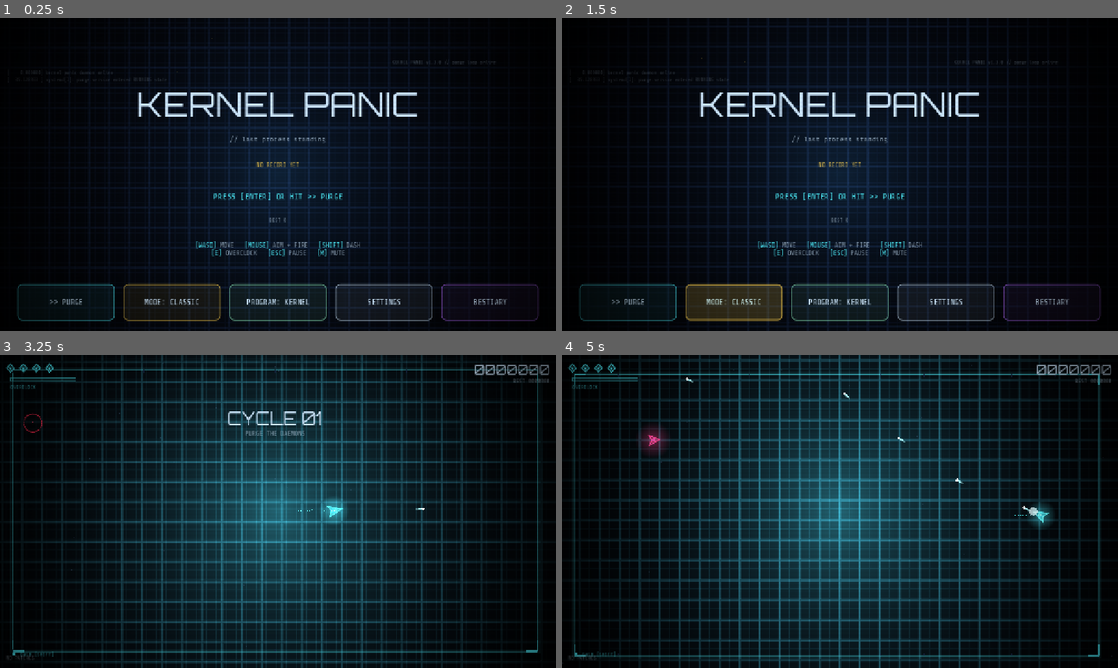
Above: before the commit, frames 1-4 (two rows, left to right).
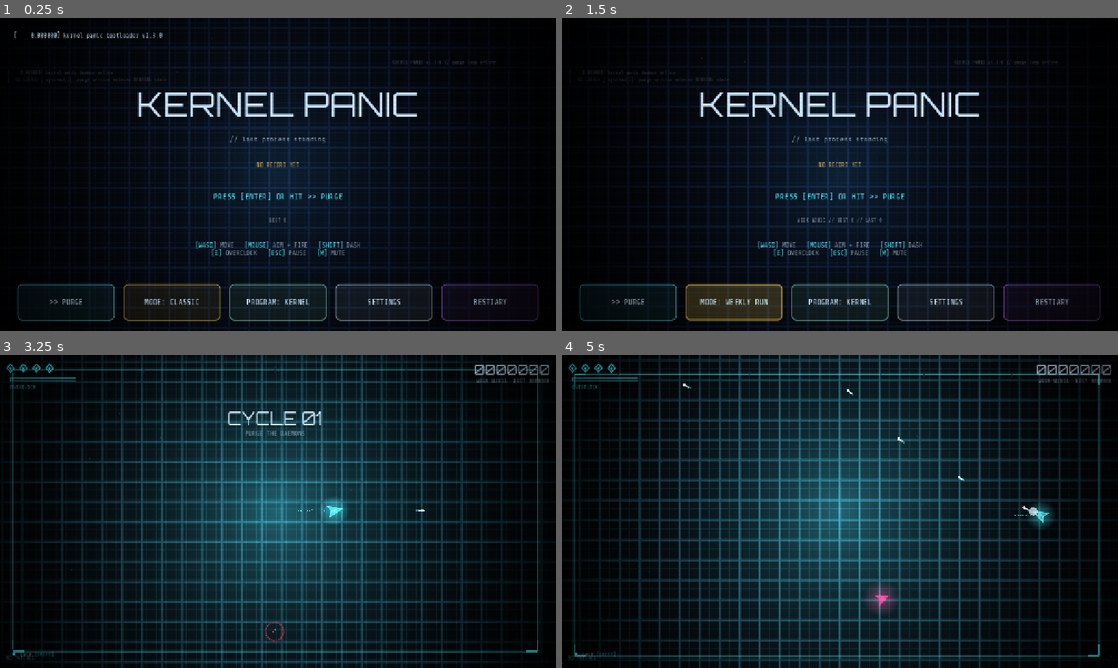
Above: after the commit, the same moments.

Repository: mafuzyk/kernel-panic
Game: Godot game, scene res://src/ui/menu.tscn
Same seed, same stepped clock (60 frames per second), same inputs: the game is played once before the commit and once after it.
Inputs (mouse positions are in pixels of both pictures, inside the frame that each line leads up to):
- Up to frame 1 (0.25 s): no input
- Up to frame 2 (1.5 s): click "MODE: CLASSIC" at 0.5 s; click "MODE: WEEKLY RUN" (after the commit: "MODE: CLASSIC") at 1.25 s
- Up to frame 3 (3.25 s): click ">> PURGE" at 2 s; tap Enter (confirm) at 2.75 s; move the mouse to (400, 495) at 2.77 s; hold D (move_right) from 2.78 s (still down); hold Enter (confirm) from 2.78 s (still down); click (400, 495) at 2.92 s
- Up to frame 4 (5 s): release D (move_right) at 3.5 s; release Enter (confirm) at 3.5 s; drag from (728, 527) to (934, 511) at 3.52 s; move the mouse to (895, 442) at 4.27 s; press the mouse at (895, 442) at 4.28 s; hold D (move_right) from 4.28 s (still down)

The runs differ from the first frame. In frame 1, 0.2% of the frame differs, in the area x 2-30%, y 4-7%; in frame 2, 0.3%; in frame 3, 0.1%; in frame 4, 0.8%, in the area x 14-91%, y 7-83%.

Commit message:
feat: boot sequence overlay on menu launch
The overlay is skipped by the harness and on headless displays, preserving mobile behavior while adding the desktop boot sequence. Full autotest passes with AUTOTEST_ALL_PASS.

Diff:
--- a/src/autoload/dev_harness.gd
+++ b/src/autoload/dev_harness.gd
@@ -67,6 +67,7 @@
 	await _ticks(20)
 	_check(get_tree().current_scene != null and get_tree().current_scene.name == "Menu", "menu is main scene")
 	_check(Balance.is_desktop_display() == (DisplayServer.get_name() in ["windows", "macos", "x11", "wayland", "embedded"]), "is_desktop_display matches display server")
+	_check(get_tree().current_scene.find_children("*", "BootOverlay", true, false).is_empty(), "boot overlay skipped in headless")
 	_check(InputMap.has_action("mute"), "mute input action exists")
 	var ek := InputEventKey.new()
 	ek.physical_keycode = KEY_ENTER
--- /dev/null
+++ b/src/ui/boot.gd
@@ -0,0 +1,62 @@
+class_name BootOverlay
+extends Control
+
+signal finished
+
+const LINE_TIME := 0.38
+const TOTAL_TIME := 1.8
+
+var _lines: Array[String] = []
+var _label: Label
+var _elapsed := 0.0
+var _line_i := 0
+var _done := false
+
+func _ready() -> void:
+	set_anchors_preset(Control.PRESET_FULL_RECT)
+	mouse_filter = Control.MOUSE_FILTER_STOP
+	var bg := ColorRect.new()
+	bg.set_anchors_preset(Control.PRESET_FULL_RECT)
+	bg.color = Color(0.0196078, 0.0235294, 0.054902, 1.0)
+	bg.mouse_filter = Control.MOUSE_FILTER_IGNORE
+	add_child(bg)
+	_lines = [
+		"[    0.000000] kernel panic bootloader v%s" % ProjectSettings.get_setting("application/config/version", "dev"),
+		"[    0.412331] checking save integrity ... %s" % ("OK" if FileAccess.file_exists(Sfx.SAVE_PATH) else "fresh install"),
+		"[    0.718042] mounting /dev/purge ... OK",
+		"[    1.001204] spawning last process ... done",
+	]
+	_label = Label.new()
+	_label.add_theme_font_override("font", load("res://assets/fonts/ShareTechMono.ttf"))
+	_label.add_theme_font_size_override("font_size", 14)
+	_label.add_theme_color_override("font_color", Balance.COL_TEXT)
+	_label.position = Vector2(32, 32)
+	_label.size = Vector2(900, 400)
+	add_child(_label)
+
+func _process(delta: float) -> void:
+	if _done:
+		return
+	_elapsed += delta
+	while _line_i < _lines.size() and _elapsed > float(_line_i) * LINE_TIME:
+		_label.text += _lines[_line_i] + "\n"
+		_line_i += 1
+	if _elapsed >= TOTAL_TIME:
+		_finish()
+
+func _input(event: InputEvent) -> void:
+	if _done:
+		return
+	var pressed := (event is InputEventKey or event is InputEventMouseButton or event is InputEventScreenTouch) and event.is_pressed()
+	if pressed:
+		_finish()
+		get_viewport().set_input_as_handled()
+
+func _finish() -> void:
+	if _done:
+		return
+	_done = true
+	finished.emit()
+	var tw := create_tween()
+	tw.tween_property(self, "modulate:a", 0.0, 0.3)
+	tw.tween_callback(queue_free)
--- a/src/ui/menu.gd
+++ b/src/ui/menu.gd
@@ -17,6 +17,7 @@
 var _esc_armed := 0.0
 var _bestiary_panel: BestiaryPanel
 var _aim_btn_ref: Button
+var _boot: BootOverlay
 
 func _refresh_aim_label(btn: Button) -> void:
 	if Game.mode == "weekly" and Sfx.aim_mode == "lockon":
@@ -151,6 +152,12 @@
 	_klog.offset_bottom = 190.0
 	_klog.text = "[    0.000000] kernel panic daemon online"
 	add_child(_klog)
+	if not DevHarness.active and DisplayServer.get_name() != "headless":
+		_boot = BootOverlay.new()
+		var bl := CanvasLayer.new()
+		bl.layer = 95
+		bl.add_child(_boot)
+		add_child(bl)
 
 func _style_card_button(b: Button, border: Color, button_size := Vector2(270, 84)) -> void:
 	b.custom_minimum_size = button_size
Not shown, added: src/ui/boot.gd.uid
